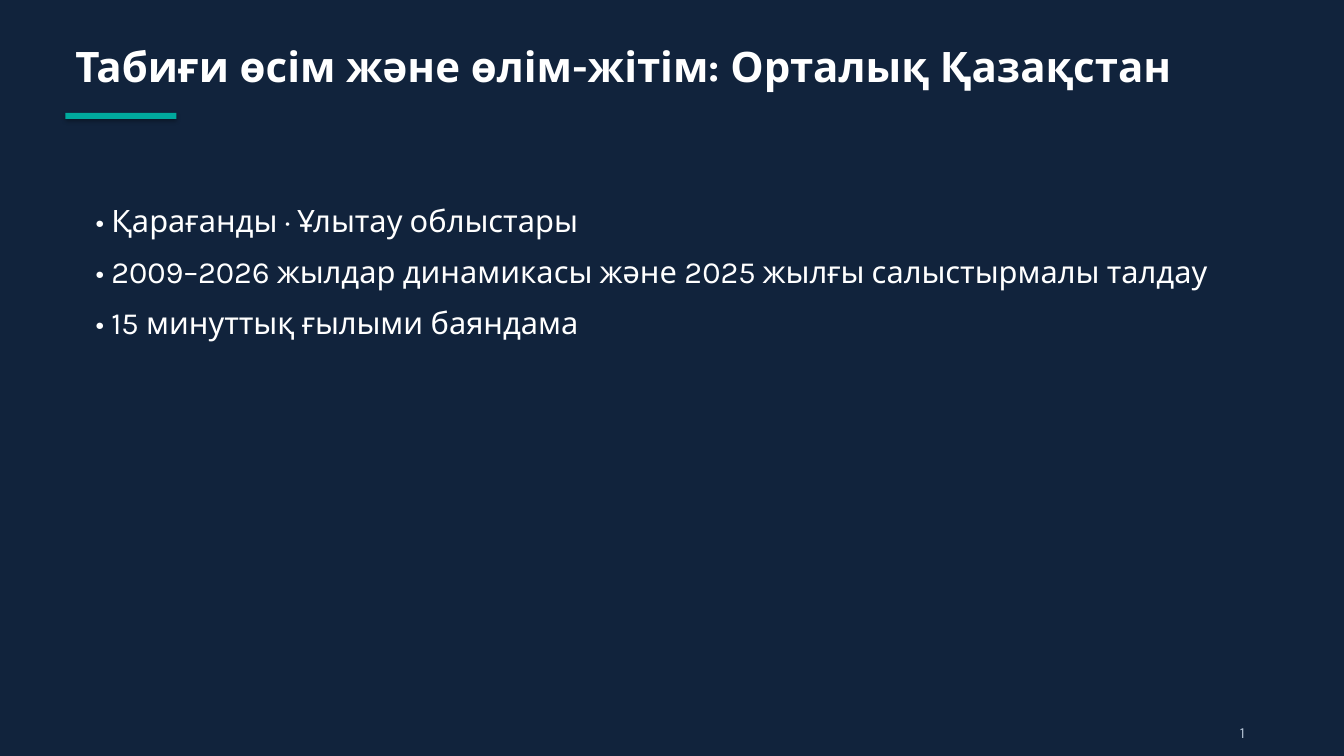
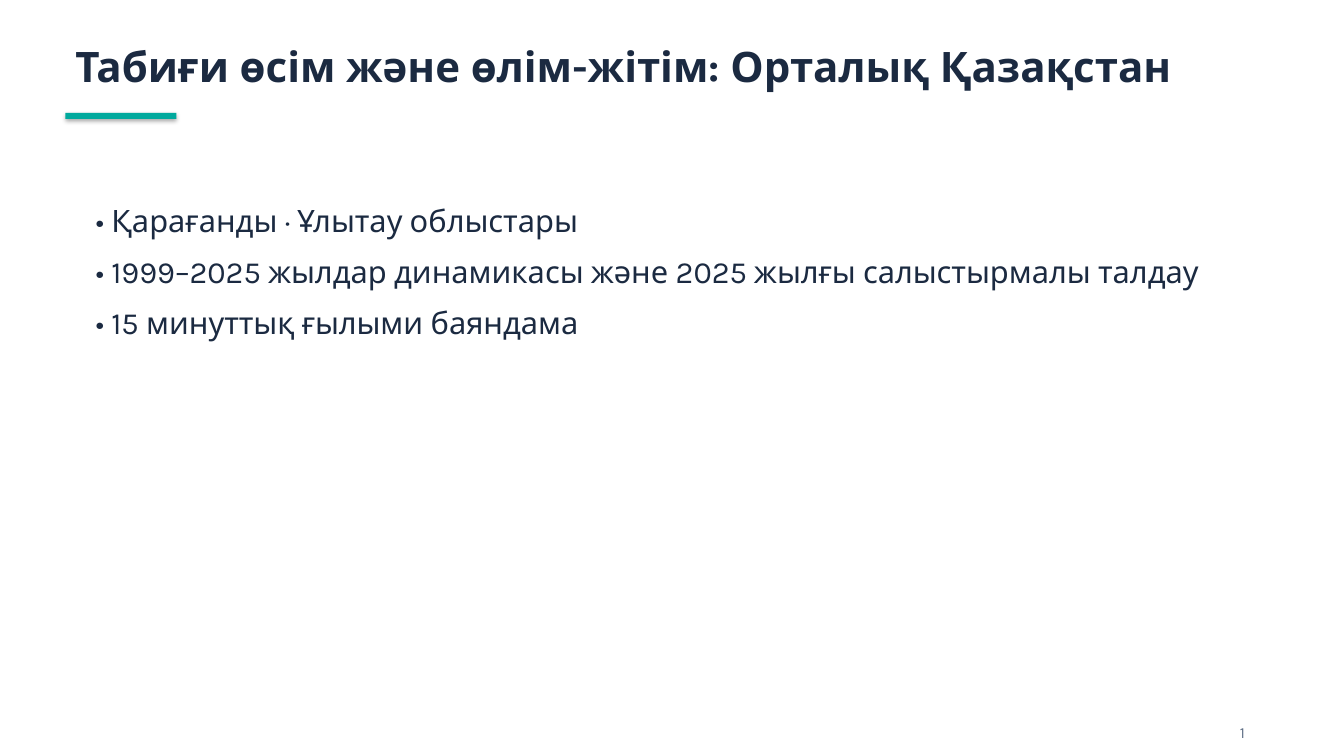
Before and after one commit to aizhanzhansarbaeva-ai/test, a slide deck: slide 1 of presentation/Табиғи_өсім_Орталық_Қазақстан_2025.pptx. Drawn at 1344x756 pixels with LibreOffice and Linux fonts; fonts in the diff are those of the drawing. Boxes give left, top, right and bottom in pixels: in the first picture for what was removed or moved away, otherwise in the second. Text is boxed around its words. In the diff, an @@ line names an element or a change of style, - is before the commit and + after.

```diff
--- a/presentation/Табиғи_өсім_Орталық_Қазақстан_2025.pptx
+++ b/presentation/Табиғи_өсім_Орталық_Қазақстан_2025.pptx
@@ background #11233C to #FFFFFF @@
@@ text "Табиғи өсім және өлім-жітім: Орталық ..." at (x1=75, y1=50, x2=1171, y2=92): text colour #FFFFFF to #1B2A41 @@
@@ text at (x1=111, y1=208, x2=579, y2=342): text colour #FFFFFF to #1B2A41 in "• Қарағанды · Ұлытау облыстары", "• 15 минуттық ғылыми баяндама" @@
@@ text at (x1=111, y1=263, x2=1199, y2=291): text changed; text colour #FFFFFF to #1B2A41 @@
-• 2009–2026 жылдар динамикасы және 2025 жылғы салыстырмалы талдау
+• 1999–2025 жылдар динамикасы және 2025 жылғы салыстырмалы талдау
@@ text "1" at (x1=1240, y1=728, x2=1245, y2=738): text colour #B5C4D6 to #5E6E85 @@
```
Also in this commit, not shown: 12 other slides changed.
